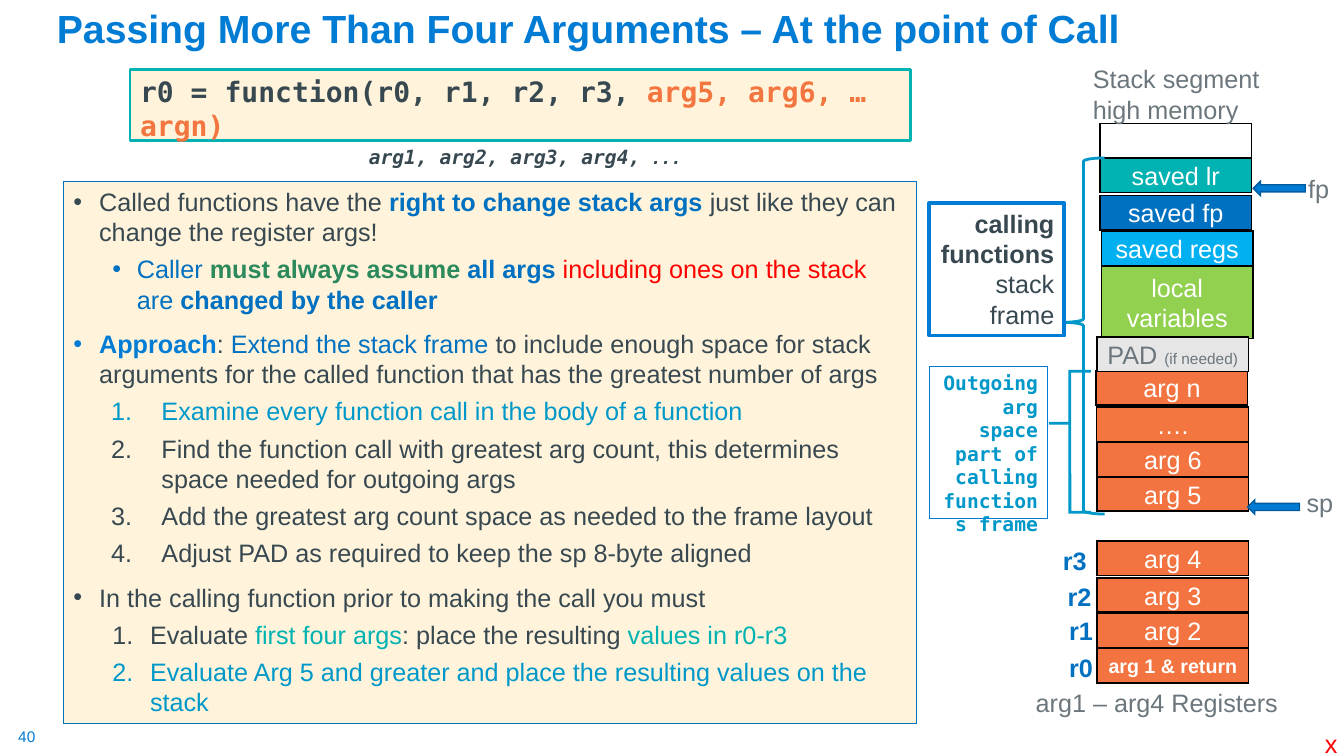
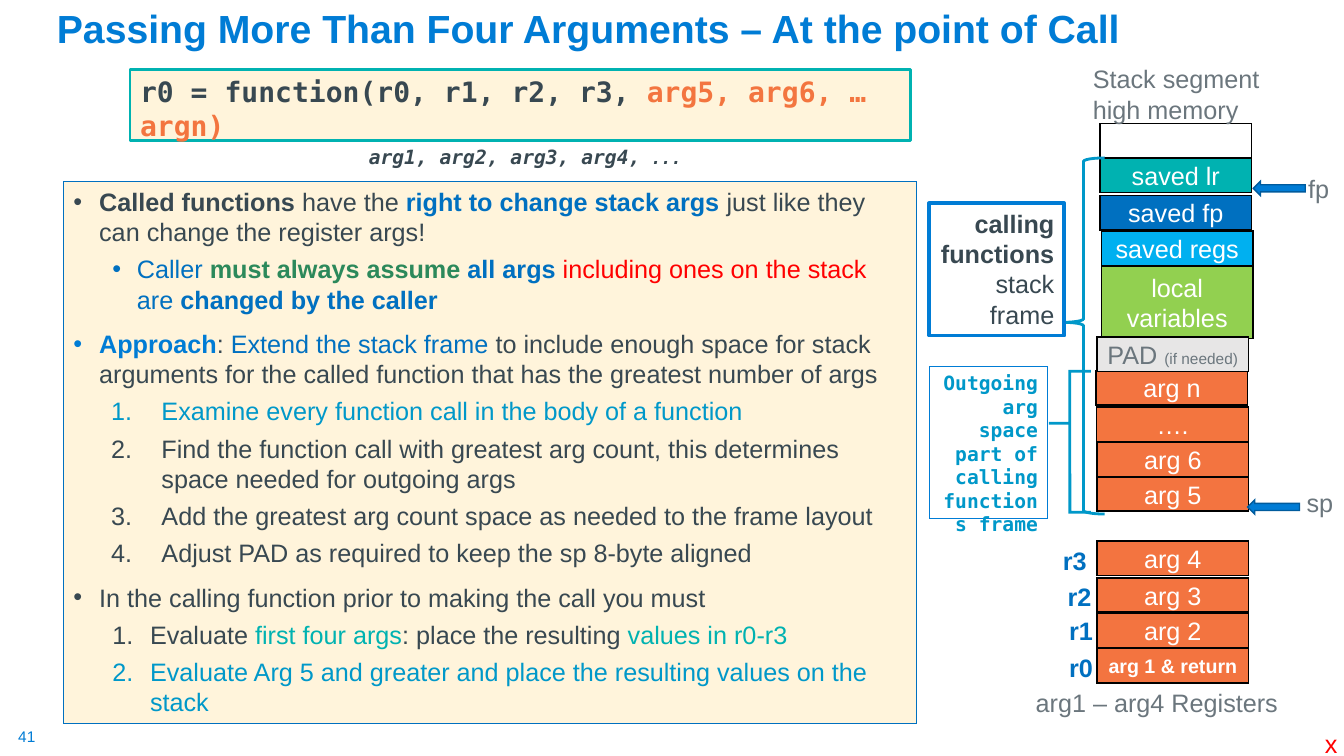
Before and after one commit to cse30-sp24/Muller-Slides, a slide deck: slide 41 of Lecture-17.pptx (slide 40 before the commit). Drawn at 1344x756 pixels with LibreOffice and Linux fonts; fonts in the diff are those of the drawing. Boxes give left, top, right and bottom in pixels: in the first picture for what was removed or moved away, otherwise in the second. Text is boxed around its words. In the diff, an @@ line names an element or a change of style, - is before the commit and + after.

```diff
--- a/Lecture-17.pptx
+++ b/Lecture-17.pptx
@@ text at (x1=99, y1=192, x2=866, y2=247): bold on in "Called functions" @@
@@ page number at (x1=18, y1=731, x2=35, y2=742): text changed @@
-40
+41
```
Also in this commit, not shown: 7 other slides changed, 1 slide added, 3 other files.
